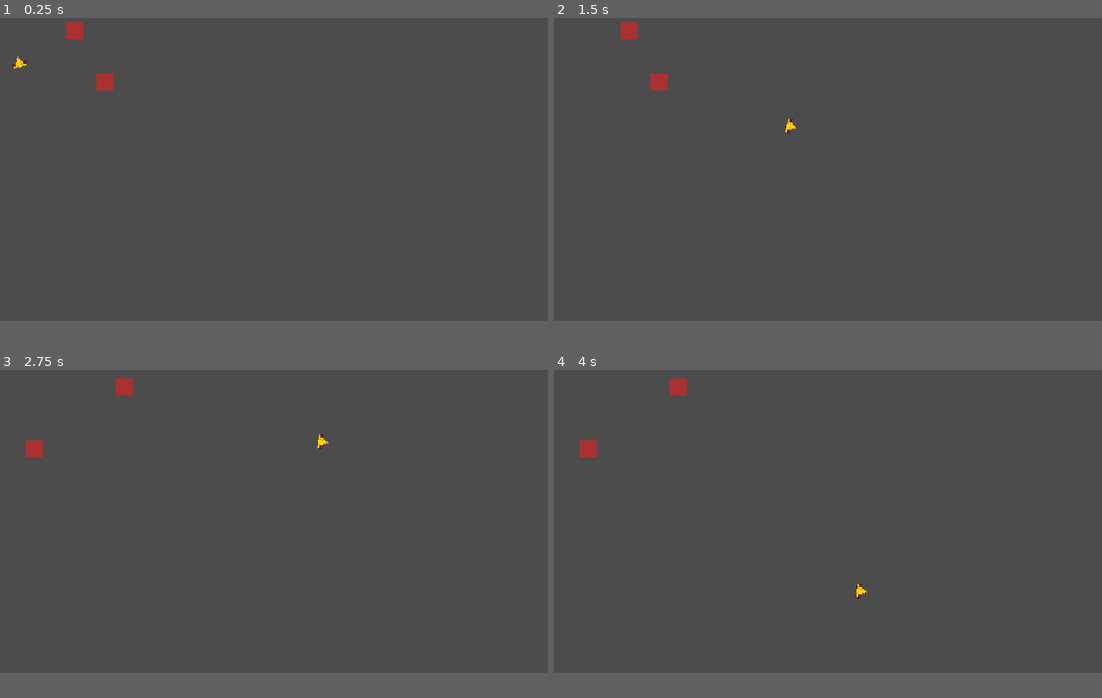
Above: before the commit, frames 1-4 (two rows, left to right).
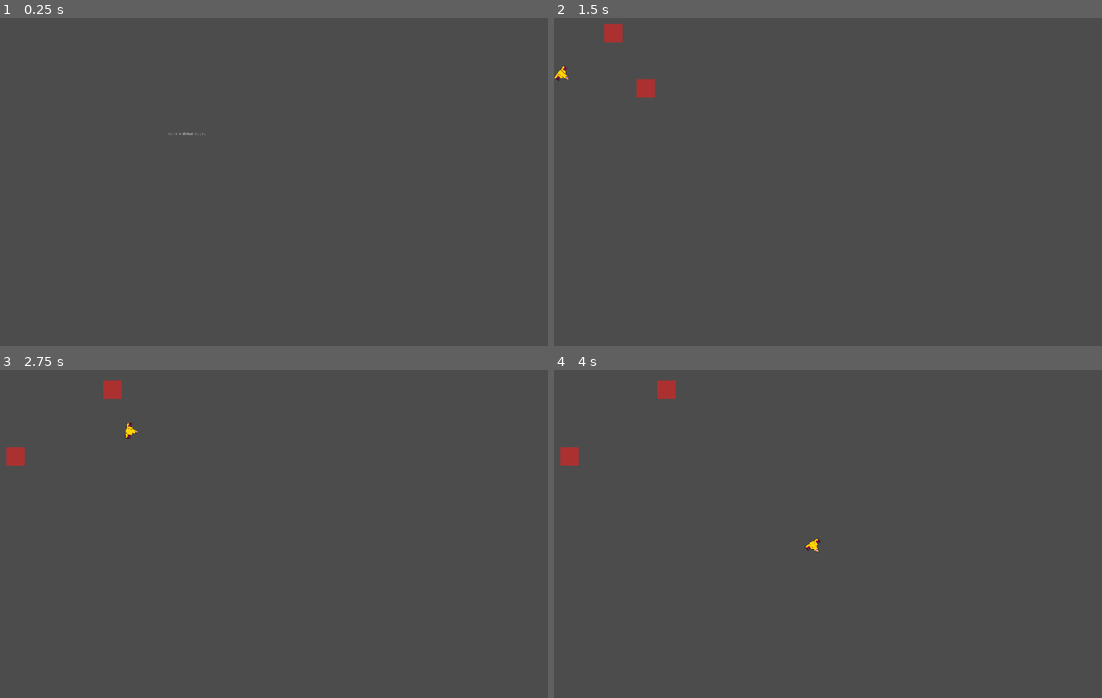
Above: after the commit, the same moments.

Repository: antonindevidal/Lunarium
Game: Godot game, scene res://source/Game.tscn
Same seed, same stepped clock (60 frames per second), same inputs: the game is played once before the commit and once after it.
Inputs (mouse positions are in pixels of both pictures, inside the frame that each line leads up to):
- Up to frame 1 (0.25 s): no input
- Up to frame 2 (1.5 s): tap Enter at 0.5 s; move the mouse to (948, 145) at 0.52 s; click (948, 145) at 0.6 s; move the mouse to (718, 175) at 1.27 s; click (718, 175) at 1.35 s
- Up to frame 3 (2.75 s): move the mouse to (328, 442) at 2.02 s; click (328, 442) at 2.1 s
- Up to frame 4 (4 s): move the mouse to (800, 576) at 2.77 s; click (800, 576) at 2.85 s; move the mouse to (992, 560) at 3.52 s; click (992, 560) at 3.6 s
The window is 800x468 before the commit and 800x505 after it. Grey fills any space a smaller window leaves; there, only what the larger window draws over its background counts as a difference.

The runs differ from the first frame. In frame 1, 0.4% of the frame differs, in the area x 2-38%, y 1-37%; in frame 2, 0.8%, in the area x 0-45%, y 1-36%; in frame 3, 0.7%; in frame 4, 0.7%.

Commit message:
Ajout rapide ecran start

Diff:
--- a/source/project.godot
+++ b/source/project.godot
@@ -13,6 +13,10 @@
 config/name="GameJam_Spooktober"
 run/main_scene="res://source/Game.tscn"
 config/icon="res://icon.png"
+
+[display]
+
+window/size/width=950
 
 [input]
 
--- a/source/source/Game.gd
+++ b/source/source/Game.gd
@@ -1,6 +1,6 @@
 extends Node2D
 
-
+var is_playing = false
 
 func _init():
 	pass
@@ -8,6 +8,11 @@
 func _ready():
 	pass # Replace with function body.
 
+func _process(_delta):
+	if Input.is_action_just_released("launch") and not is_playing:
+		get_node("StartMenu").visible = false;
+		add_child(load("res://source/Manageurs/ManageurNiveau.tscn").instance())
+		is_playing = true
 
 # Called every frame. 'delta' is the elapsed time since the previous frame.
 #func _process(delta):
--- a/source/source/Game.tscn
+++ b/source/source/Game.tscn
@@ -1,14 +1,18 @@
 [gd_scene load_steps=3 format=2]
 
-[ext_resource path="res://source/Manageurs/ManageurNiveau.tscn" type="PackedScene" id=1]
 [ext_resource path="res://source/Game.gd" type="Script" id=2]
+[ext_resource path="res://source/Layouts/StartMenu/StartMenu.tscn" type="PackedScene" id=3]
 
 [node name="Game" type="Node2D"]
 script = ExtResource( 2 )
-
-[node name="ManageurNiveau" parent="." instance=ExtResource( 1 )]
 
 [node name="Camera2D" type="Camera2D" parent="."]
 position = Vector2( 1024, 600 )
 current = true
 zoom = Vector2( 2, 2 )
+
+[node name="StartMenu" parent="." instance=ExtResource( 3 )]
+margin_left = 432.0
+margin_top = 288.0
+margin_right = 432.0
+margin_bottom = 288.0
--- /dev/null
+++ b/source/source/Layouts/StartMenu/StartMenu.tscn
@@ -0,0 +1,17 @@
+[gd_scene format=2]
+
+[node name="StartMenu" type="Control"]
+anchor_right = 1.0
+anchor_bottom = 1.0
+margin_right = -1031.7
+margin_bottom = -552.0
+__meta__ = {
+"_edit_use_anchors_": false
+}
+
+[node name="RichTextLabel" type="RichTextLabel" parent="."]
+margin_left = 224.0
+margin_top = 168.0
+margin_right = 768.0
+margin_bottom = 352.0
+text = "Voici le debut du jeu"
--- a/source/source/Manageurs/ManageurNiveau.gd
+++ b/source/source/Manageurs/ManageurNiveau.gd
@@ -2,9 +2,10 @@
 
 var arrayNiveau = [];
 var currentNiveau = -1;
+var is_playing = false;
 
 var countTMP = 120;
-
+var countRun = 30;
 var Vaisseau_on_screen = true;
 # Called when the node enters the scene tree for the first time.
 func _init():
@@ -16,15 +17,17 @@
 	pass;
 
 func _process(_delta):
-	if countTMP>0:
-		countTMP = countTMP -1;
-	if countTMP == 0 :
-		nextNiveau();
-		countTMP = -1;
+	is_playing = true
+	if is_playing:
+		if countTMP>0:
+			countTMP = countTMP -1;
+		if countTMP == 0 :
+			nextNiveau();
+			countTMP = -1;
 
-	Vaisseau_on_screen = (get_node("NiveauTemplate").get_node("Vaisseau")).is_on_screen()
-	if not Vaisseau_on_screen:
-		gameOver()
+		Vaisseau_on_screen = (get_node("NiveauTemplate").get_node("Vaisseau")).is_on_screen()
+		if not Vaisseau_on_screen:
+			gameOver()
 	pass;
 
 func loadNiveau():
--- a/source/source/Manageurs/ManageurNiveau.tscn
+++ b/source/source/Manageurs/ManageurNiveau.tscn
@@ -4,6 +4,7 @@
 [ext_resource path="res://source/Manageurs/ManageurNiveau.gd" type="Script" id=2]
 
 [node name="ManageurNiveau" type="Node2D"]
+pause_mode = 1
 script = ExtResource( 2 )
 
 [node name="NiveauTemplate" parent="." instance=ExtResource( 1 )]
--- a/source/source/Vaisseau/Vaisseau.gd
+++ b/source/source/Vaisseau/Vaisseau.gd
@@ -3,7 +3,7 @@
 
 var is_moving = false;
 var velocity = Vector2.ZERO;
-var speed = 20;
+var speed = 10;
 var on_screen=true;
 
 # Called when the node enters the scene tree for the first time.
@@ -11,15 +11,15 @@
 	pass # Replace with function body.
 
 func _process(_delta):
-	if Input.is_action_just_released("launch"):
-		launch(get_global_mouse_position())
-	if is_moving:
-		position = position + velocity
-	else:
-		look_at(get_global_mouse_position())
-	if not get_node("notifier").is_on_screen():
-		on_screen = false
-
+	if get_parent().get_parent().is_playing:
+		if Input.is_action_just_released("launch"):
+			launch(get_global_mouse_position())
+		if is_moving:
+			position = position + velocity
+		else:
+			look_at(get_global_mouse_position())
+		if not get_node("notifier").is_on_screen():
+			on_screen = false
 func launch(dest):
 	velocity = (dest - position).normalized() * speed;
 	is_moving = true
Not shown: 3 places in source/source/Vaisseau/Vaisseau.tscn that only renumber resources
